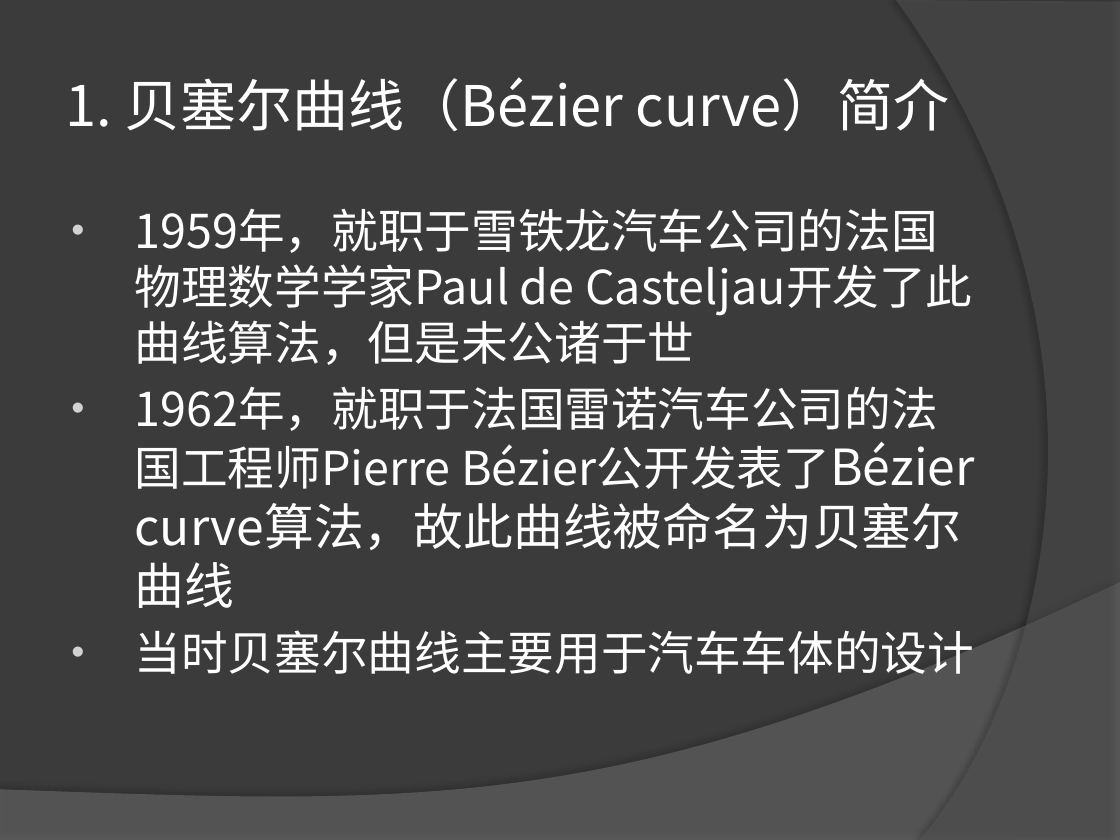
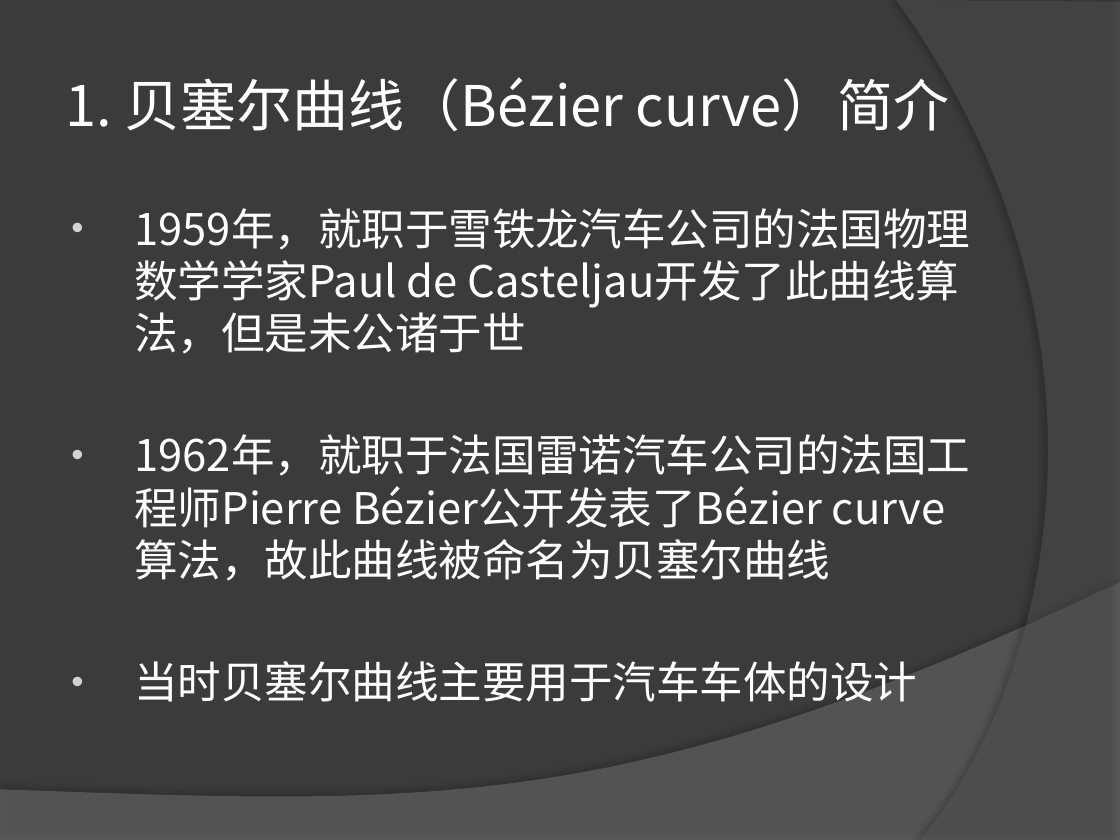
Before and after one commit to LEAVESZJ/BezierCurve, a slide deck: slide 3 of PPT/关于贝塞尔曲线等速移动问题的说明.pptx. Drawn at 1120x840 pixels with LibreOffice and Linux fonts; fonts in the diff are those of the drawing. Boxes give left, top, right and bottom in pixels: in the first picture for what was removed or moved away, otherwise in the second. Text is boxed around its words. In the diff, an @@ line names an element or a change of style, - is before the commit and + after.

```diff
--- a/PPT/关于贝塞尔曲线等速移动问题的说明.pptx
+++ b/PPT/关于贝塞尔曲线等速移动问题的说明.pptx
@@ text "1959年，就职于雪铁龙汽车公司的法国物理数学学家Paul de Casteljau开发了此曲线算法，但是未公诸于世" at (134, 208, 970, 702): size 30 to 28 pt in "1959年，就职于雪铁龙汽车公司的法国物理数学学家Paul de Casteljau开发了此曲线算法，但是未公诸于世", "1962年，就职于法国雷诺汽车公司的法国工程师Pierre Bézier公开发表了Bézier", "当时贝塞尔曲线主要用于汽车车体的设计"; size 32 to 28 pt in "Bézier公开发表了Bézier curve算法，故此曲线被命名为贝塞尔曲线" @@
```
Also in this commit, not shown: 5 other slides changed, 4 slides added.
